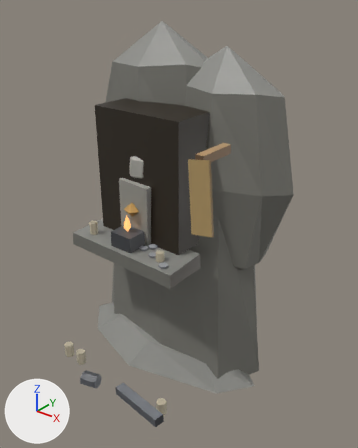
The Blender file art/kit/props/prop.set_miners_shrine/prop.set_miners_shrine.blend, before and after one commit.
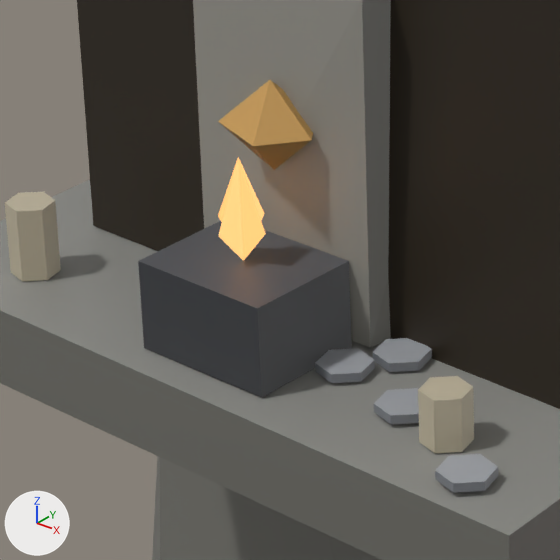
Old and new are each drawn whole from a camera (50 mm lens) standing at (1.173, -1.326, 1.503) and looking at (0.078, 0.042, 0.655) and again close up on the part from 25% to 50% of the width and 42% to 62% of the height. The lights are fixed; the arrows at lower left show +X, +Y and +Z. The last two pictures show the newer version.

The older version as bpy lines, for what is in view:
```python
me_prop_set_miners_shrine = bpy.data.meshes.new('prop.set_miners_shrine')
me_prop_set_miners_shrine.from_pydata(...)  # 333 vertices, 294 faces; spans x -0.48..0.48, y -0.366..0.366, z 0.0..1.377
# faces by material slot: [290, 4]
me_prop_set_miners_shrine.materials.append(mat_palette)  # picture img_palette_png
me_prop_set_miners_shrine.materials.append(mat_glow)  # brown #956130, glowing orange #ffc47c
ob_prop_set_miners_shrine = bpy.data.objects.new('prop.set_miners_shrine', me_prop_set_miners_shrine)
ob_prop_set_miners_shrine.location = (0.0, 0.0, 0.0)
```
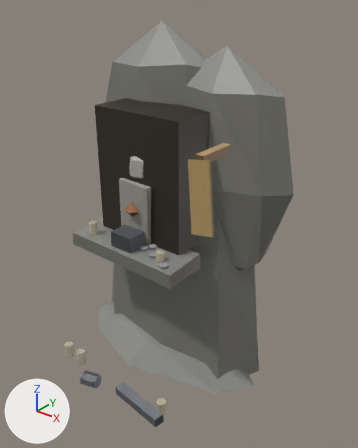
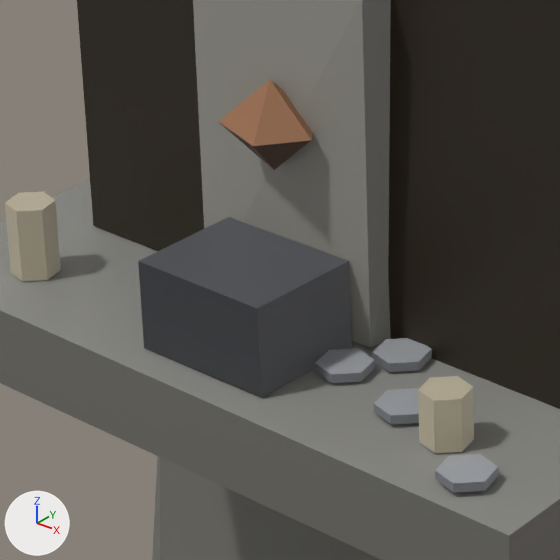
Boxes (x1, y1, x2, y2) around the edits, measured in the close-ups (560 x 560 px):
part 1 of me_prop_set_miners_shrine, deleted: before (219, 160, 265, 260)
part 2 of me_prop_set_miners_shrine, deleted: before (218, 157, 266, 258)
part 3 of me_prop_set_miners_shrine, deleted: before (219, 159, 264, 258)
part 4 of me_prop_set_miners_shrine, deleted: before (218, 158, 265, 261)
part 5 of me_prop_set_miners_shrine, surface changed (darker): (218, 80, 313, 170) in both

Edits to the bpy script that builds the scene:
```text
Change me_prop_set_miners_shrine:
    used by ob_prop_set_miners_shrine; location = (0.0, 0.0, 0.0)
    remove me_prop_set_miners_shrine.from_pydata(...)  # 333 vertices, 294 faces; spans x -0.48..0.48, y -0.366..0.366, z 0.0..1.377
    add me_prop_set_miners_shrine.from_pydata(...)  # 317 vertices, 290 faces; spans x -0.48..0.48, y -0.366..0.366, z 0.0..1.377
    me_prop_set_miners_shrine part 1: the loose piece of 4 vertices spanning x -0.013, y -0.172..-0.132, z 0.669..0.738 is deleted
    me_prop_set_miners_shrine part 2: the loose piece of 4 vertices spanning x -0.032..0.007, y -0.152, z 0.669..0.738 is deleted
    me_prop_set_miners_shrine part 3: the loose piece of 4 vertices spanning x -0.013, y -0.172..-0.132, z 0.669..0.738 is deleted
    me_prop_set_miners_shrine part 4: the loose piece of 4 vertices spanning x -0.032..0.007, y -0.152, z 0.669..0.738 is deleted
    me_prop_set_miners_shrine part 5: 10 kept faces spanning x -0.043..0.02, y -0.151..-0.096, z 0.718..0.777 get new texture (UV) coordinates
    remove me_prop_set_miners_shrine.materials.append(mat_glow)  # brown #956130, glowing orange #ffc47c
```
